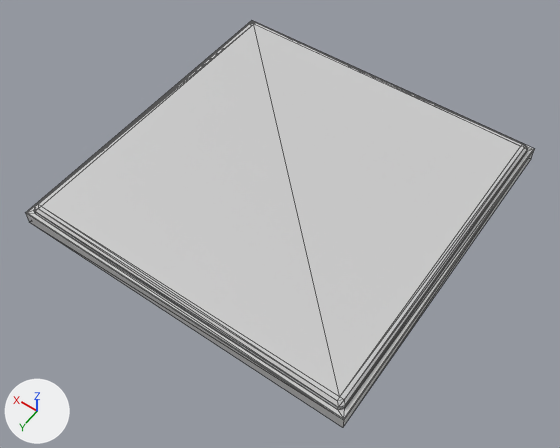
An edit to the FBX model MonKi/Assets/Models/Scenery/Room Structures/Chao.fbx, drawn before and after from the same camera.
One viewpoint serves both versions: a 50 mm lens placed at (-10.67, 3.29, 4.06), pointed at (-8.75, 0.61, -0.15). Arrows for +X, +Y and +Z are at lower left; the lights stay in place. Mesh edges are drawn as thin lines. Where no turn or scale is listed for an object, it has been applied to the vertices.

Names of what the first picture shows: 'Chão Salas'.
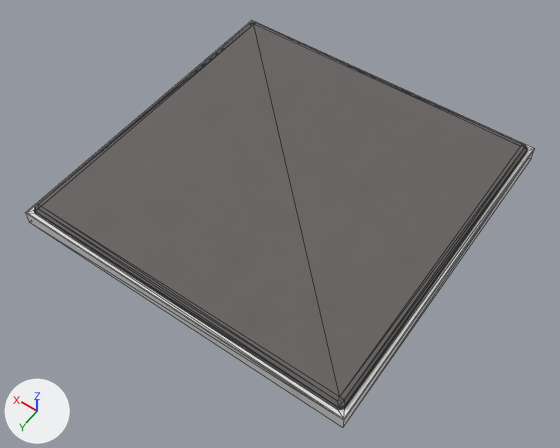
The newer file is also turned or shifted as a whole; pictures and numbers use the older file's frame.

Pixel boxes [x1, y1, x2, y2] of what changed, in the pictures (560 x 448 px):
'Chão Salas', recoloured
    both: [26, 21, 534, 427]

What the commit changed:
Picture 'Chao_DefaultMaterial_Roughness.png' (img_chao_defaultmaterial_roughness_png) is new.
Picture 'Chao_DefaultMaterial_Normal.png' (img_chao_defaultmaterial_normal_png) is new.
Picture 'Chao_DefaultMaterial_Metallic.png' (img_chao_defaultmaterial_metallic_png) is new.
Picture 'Chao_DefaultMaterial_BaseColor.png' (img_chao_defaultmaterial_basecolor_png) is new.
Material 'DefautMaterioal' (mat_defautmaterioal) is new.
Uses the picture img_chao_defaultmaterial_basecolor_png.
Uses the picture img_chao_defaultmaterial_metallic_png.
Uses the picture img_chao_defaultmaterial_normal_png.
Uses the picture img_chao_defaultmaterial_roughness_png.
me_chão_salas has 48 vertices, 92 faces and spans x -1.25..1.25, y -1.25..1.25, z -0.11..0.04.
me_chão_salas no longer uses material mat_defaultmaterial (light grey #cbcbcb).
me_chão_salas now uses material mat_defautmaterioal.
